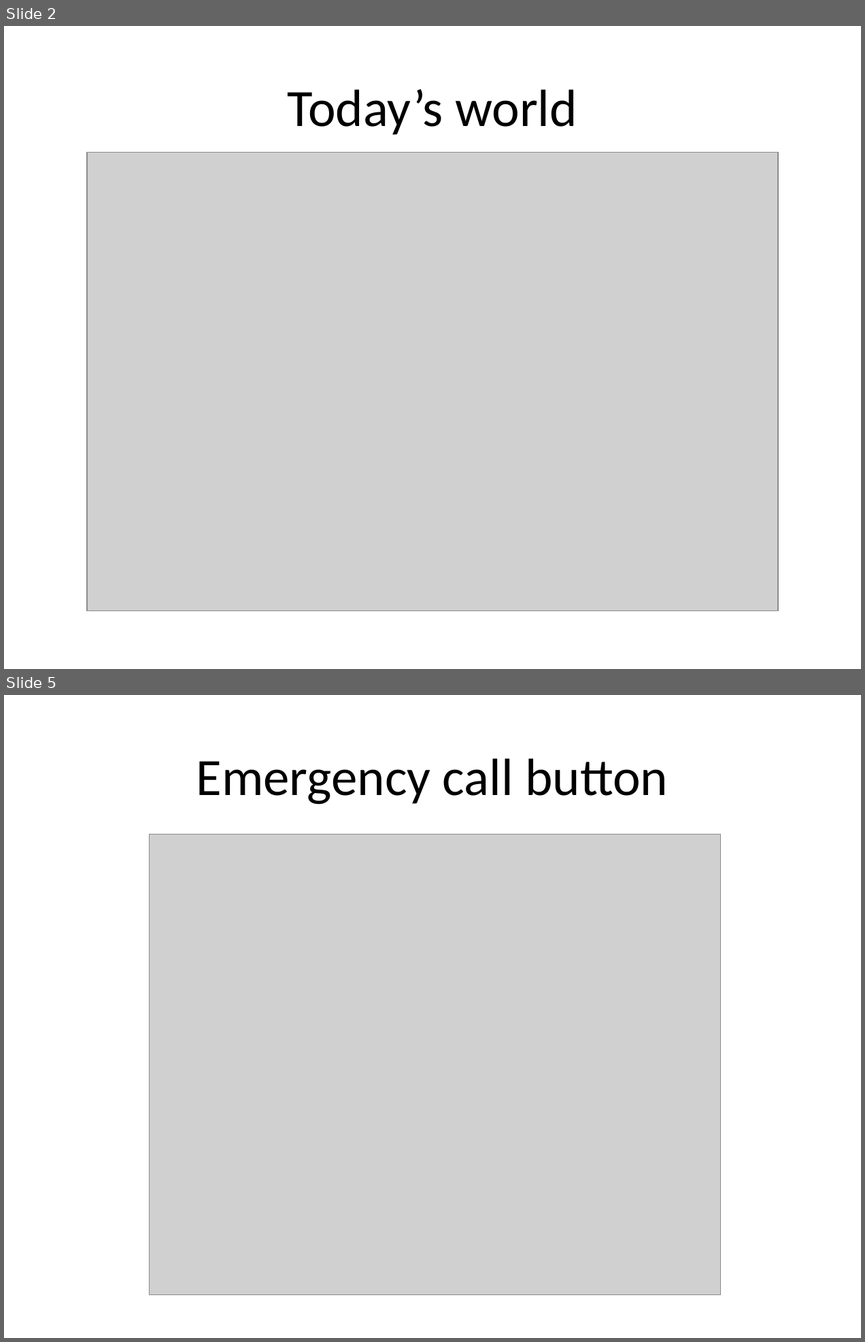
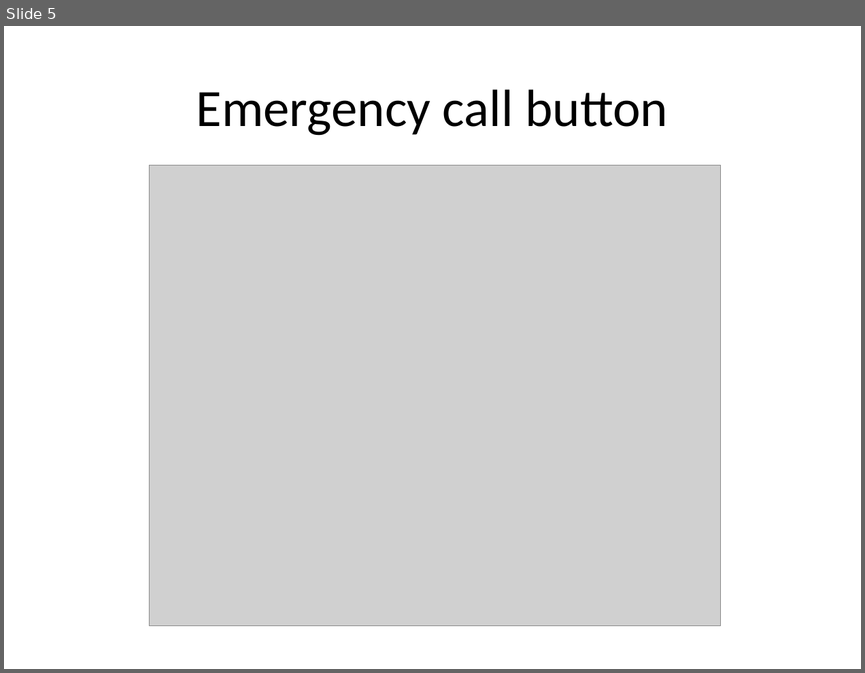
Before and after one commit to ahpoder/masterofit2009, a slide deck: syseng_hwco/proj/Artifact/Presentations/Presentation_11_02_11.pptx. Shown one above the other, each under a label of ours: slides 2 and 5 before the commit, slide 5 after it; the slides between them are not shown. The pictures are 865x1342 and 865x673 pixels, drawn with LibreOffice and Linux fonts; fonts in the diff are those of the drawing; grey boxes stand for pictures. Boxes give left, top, right and bottom in pixels: in the first picture for what was removed or moved away, otherwise in the second. Text is boxed around its words. In the diff, an @@ line names an element or a change of style, - is before the commit and + after.

```diff
--- a/syseng_hwco/proj/Artifact/Presentations/Presentation_11_02_11.pptx
+++ b/syseng_hwco/proj/Artifact/Presentations/Presentation_11_02_11.pptx
@@ slide 2 removed at [4,26,861,669], background #FFFFFF @@
@@ title removed at [288,89,577,135] @@
-Today’s world
@@ picture removed at [87,152,778,610] @@
```
Also in this commit, not shown: 1 slide changed, 4 slides added, 3 other slides removed.
